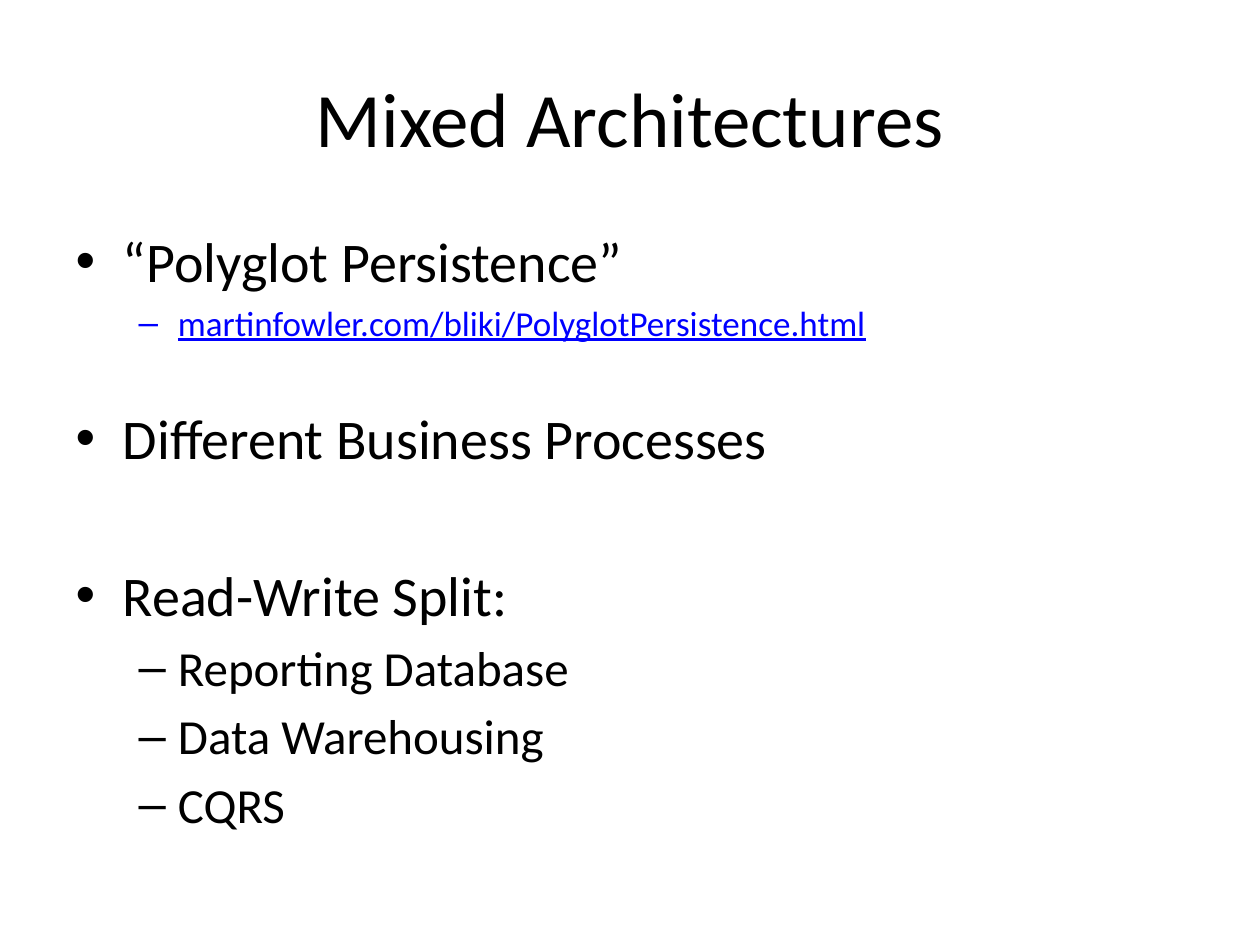
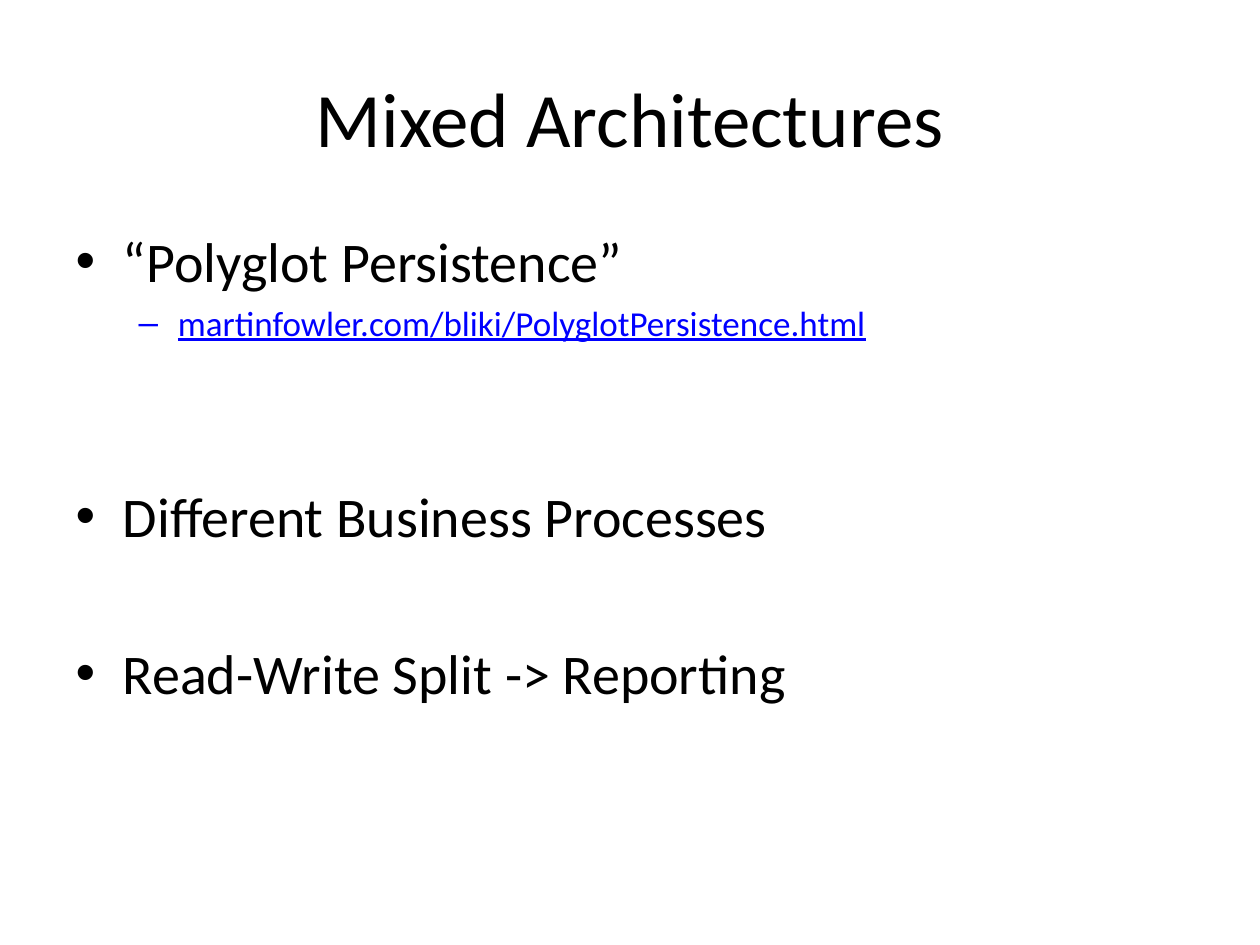
Before and after one commit to alexdgarland/database-demos, a slide deck: slide 37 of Slides/Not Only SQL - Picking A Database for DotNET.pptx (slide 59 before the commit). Drawn at 1260x945 pixels with LibreOffice and Linux fonts; fonts in the diff are those of the drawing. Boxes give left, top, right and bottom in pixels: in the first picture for what was removed or moved away, otherwise in the second. Text is boxed around its words. In the diff, an @@ line names an element or a change of style, - is before the commit and + after.

```diff
--- a/Slides/Not Only SQL - Picking A Database for DotNET.pptx
+++ b/Slides/Not Only SQL - Picking A Database for DotNET.pptx
@@ text at [123,655,786,704]: text changed; size 28 to 32 pt @@
-• Read-Write Split:
-  – Reporting Database
-  – Data Warehousing
-  – CQRS
+• Read-Write Split -> Reporting
```
Also in this commit, not shown: 9 other slides changed, 2 slides added, 14 slides removed, 3 other files.
